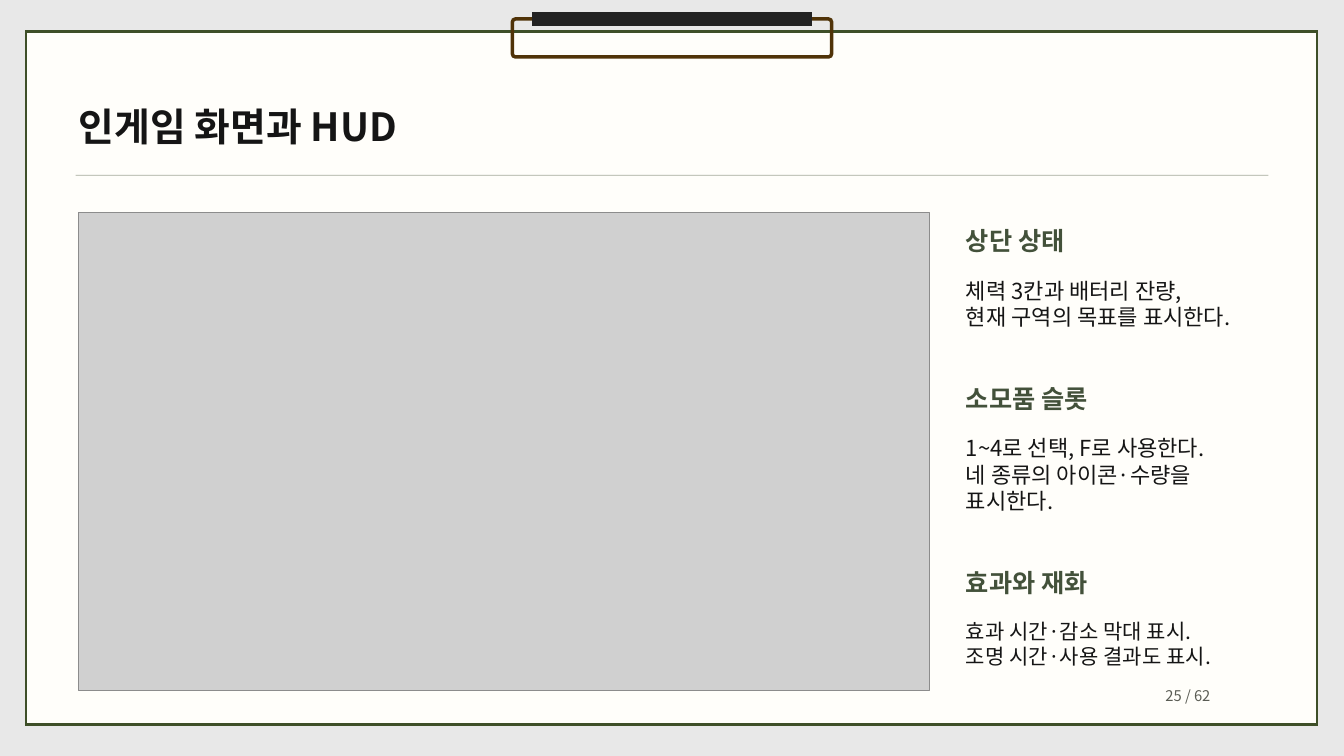
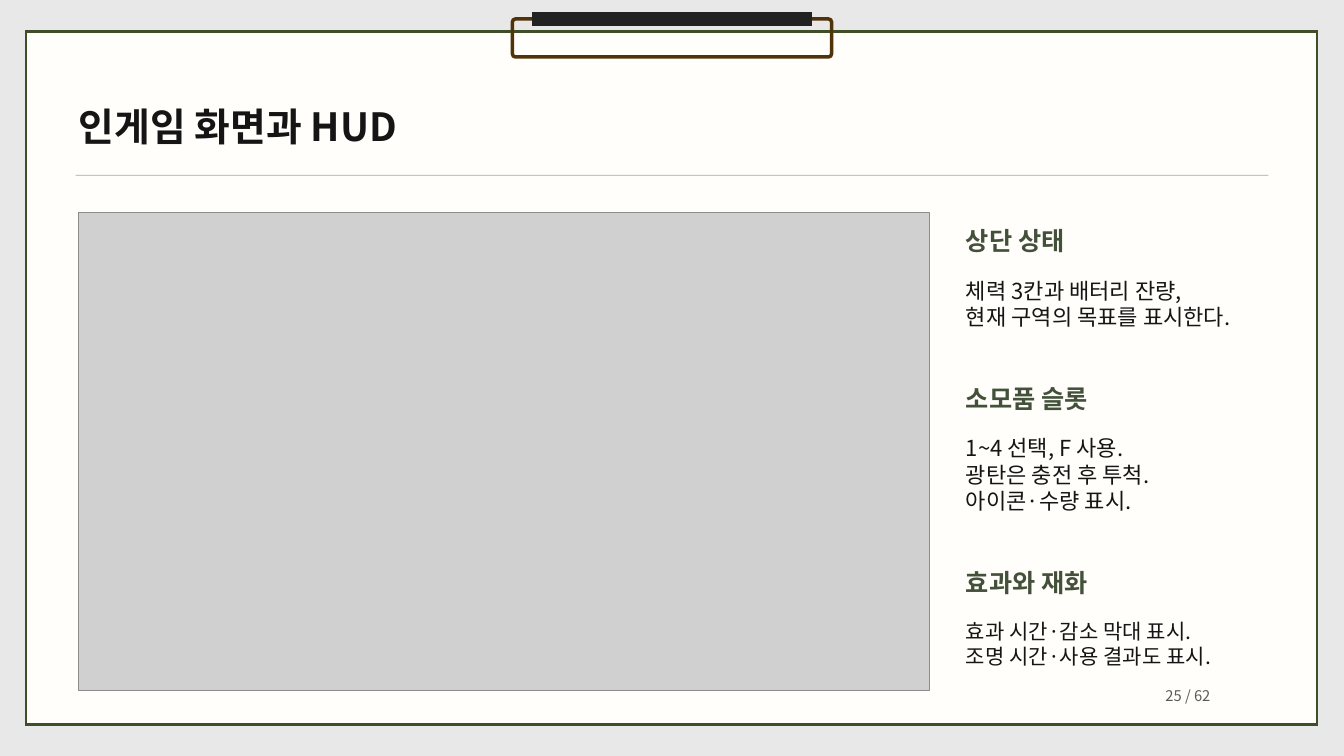
Before and after one commit to dbguswh/2Dgame_project, a slide deck: slide 25 of 2D게임프로그래밍 기획서.pptx. Drawn at 1344x756 pixels with LibreOffice and Linux fonts; fonts in the diff are those of the drawing; grey boxes stand for pictures. Boxes give left, top, right and bottom in pixels: in the first picture for what was removed or moved away, otherwise in the second. Text is boxed around its words. In the diff, an @@ line names an element or a change of style, - is before the commit and + after.

Commit message:
광탄 충전과 방향 조준 규칙을 기획서에 반영

```diff
--- a/2D게임프로그래밍 기획서.pptx
+++ b/2D게임프로그래밍 기획서.pptx
@@ text at (966,437,1149,511): text changed @@
-1~4로 선택, F로 사용한다.
-네 종류의 아이콘·수량을 표시한다.
+1~4 선택, F 사용.
+광탄은 충전 후 투척.
+아이콘·수량 표시.
```
Also in this commit, not shown: 7 other slides changed, 1 other file.
